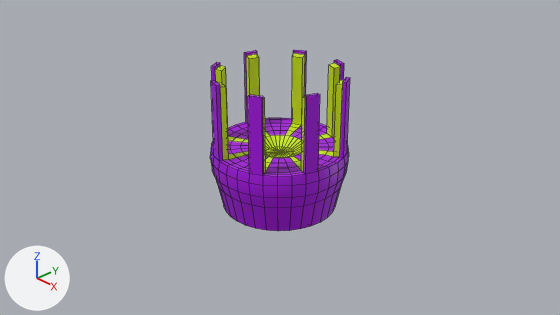
The Blender file 3d-models/AlienStructureSpawnerVertical.blend as it was, and as the next commit left it.
The view is the same before and after, from the file's camera 'Camera'. Every picture has the same lights, and +X, +Y and +Z are marked at lower left. Mesh edges are drawn as thin lines.
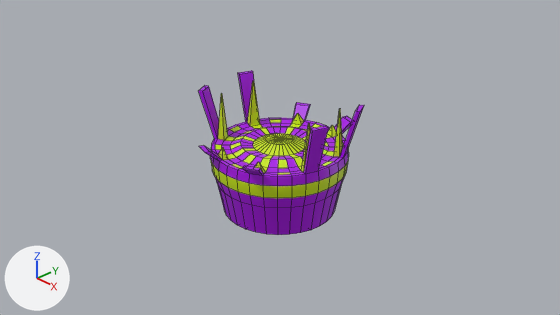
Location of each change, (x1, y1, x2, y2) in pixels of the pictures (560 x 315 px; the box of a moved part takes in the faces that stretch with it):
'Sphere', reshaped, recoloured (18% wider, 9% shorter)
    before: (210, 50, 350, 231)
    after: (198, 71, 364, 235)
part 1 of me_sphere, moved or reshaped
    before: (218, 186, 341, 231)
    after: (217, 184, 341, 235)
part 2 of me_sphere, moved or reshaped
    both: (230, 126, 329, 168)
part 3 of me_sphere, moved or reshaped
    before: (266, 146, 293, 158)
    after: (266, 133, 293, 145)
part 4 of me_sphere, moved or reshaped
    before: (211, 50, 350, 176)
    after: (198, 71, 364, 176)
part 5 of me_sphere, recoloured
    both: (211, 119, 348, 198)

What the commit changed:
me_sphere is used by ob_sphere; location (0.0, 0.0, 0.0).
me_sphere had 546 vertices, 576 faces and spanned x -1.0..1.0, y -1.0..1.0, z -0.8..1.25.
me_sphere now has 546 vertices, 576 faces and spans x -1.17..1.17, y -1.17..1.17, z -0.86..0.86.
me_sphere part 1: all 161 vertices in x -0.83..0.83, y -0.83..0.83, z -0.8 are moved by (0.0, 0.0, -0.06).
me_sphere part 2: 32 of the vertices in x -0.56..0.56, y -0.56..0.56, z 0.12 are moved by (0.0, 0.0, 0.06).
me_sphere part 3: all 33 vertices in x -0.2..0.2, y -0.2..0.2, z 0.02 are moved by (0.0, 0.0, 0.21).
me_sphere part 4: 64 of 546 vertices moved; they spanned x -0.96..0.96, y -0.96..0.96, z 1.19..1.25 and now span x -1.17..1.17, y -1.17..1.17, z 0.27..0.86; mean shift (0.0, 0.0, -0.66); largest move (0.38, 0.91, 1.25) -> (0.46, 1.1, 0.32).
me_sphere part 5: 48 of the faces centred in x -0.98..0.98, y -0.98..0.98, z -0.1..0.13 switch from mat_material_001 (purple #a900e6) to mat_material_002 (yellow #c9e600).
